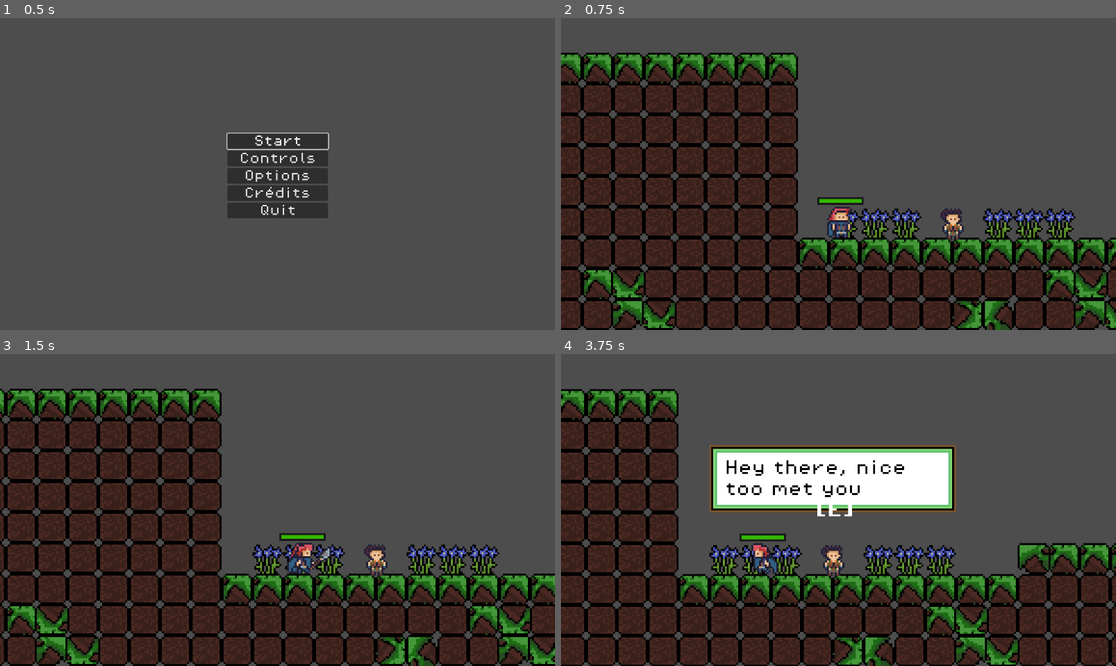
Above: before the commit, frames 1-4 (two rows, left to right).
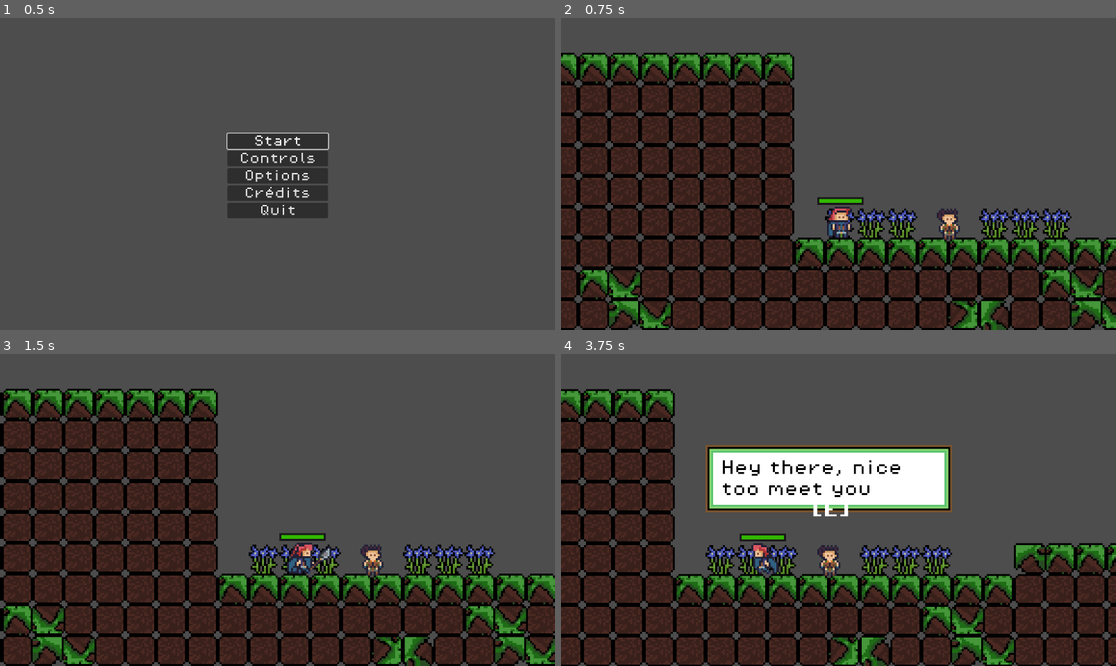
Above: after the commit, the same moments.

Repository: eoBattisti/agnosia
Game: Godot game, scene res://scenes/menu/main_menu.tscn
The game is run twice, just before and just after one commit, with the same random seed, the same clock (stepped at 60 frames per second) and the same inputs.
Inputs:
- Up to frame 1 (0.5 s): no input
- Up to frame 2 (0.75 s): click "Start" at 0.5 s
- Up to frame 3 (1.5 s): tap Enter at 1.25 s; hold D (move_right) from 1.28 s (still down); tap J (attack) at 1.35 s
- Up to frame 4 (3.75 s): tap W (jump) at 1.52, 2.27 s; tap E (advance_dialog) at 2.1 s; tap J (attack) at 2.3, 2.85 s; release D (move_right) at 2.78 s; hold A (move_left) 2.78-3.53 s; hold D (move_right) from 3.53 s (still down); tap K (counter_dash) at 3.6 s

Frame 1 is identical in both runs. In frame 2, 21% of the frame differs, in the area x 0-100%, y 11-100%; in frame 3, 21%; in frame 4, 20%.

Commit message:
feat: adjusting checkpoints and dialogs

Diff:
--- a/assets/files/dialogs.json
+++ b/assets/files/dialogs.json
@@ -2,7 +2,7 @@
   "version": 0,
   "0": {
 	"en": [
-	  "Hey there, nice too met you",
+	  "Hey there, nice too meet you",
 	  "Before you discover our history...",
 	  "Let's see if you are capable",
 	  "Follow along the path.",
@@ -11,6 +11,10 @@
 	"pt": [
 	  "Olá, como posso te ajudar?",
 	  "Antes de descobrir nossa história..",
+    "Vamos ver se você tem capacidade",
+    "Siga o caminho.",
+    "Você pode ou não querer derrotar os inimigos."
+
 	]
   },
   "1": {
--- a/scenes/bear.tscn
+++ b/scenes/bear.tscn
@@ -205,7 +205,7 @@
 [node name="EnemyAttackIdleState" type="Node" parent="AttackStateMachine"]
 script = SubResource("GDScript_fdevp")
 animation_name = "idle"
-attacking_state = Object(Node,"_import_path":NodePath(""),"unique_name_in_owner":false,"process_mode":0,"process_priority":0,"process_physics_priority":0,"process_thread_group":0,"editor_description":"","script":SubResource("GDScript_st07v"),"animation_name":"attack")
+attacking_state = Object(Node,"_import_path":NodePath(""),"unique_name_in_owner":false,"process_mode":0,"process_priority":0,"process_physics_priority":0,"process_thread_group":0,"editor_description":"","script":SubResource("GDScript_st07v"),"animation_name":"attack","move_speed":400.0)
 
 hitbox = Object(Area2D,"_import_path":NodePath(""),"unique_name_in_owner":false,"process_mode":0,"process_priority":0," …(938 unchanged characters)…
 
--- a/scenes/game.tscn
+++ b/scenes/game.tscn
@@ -10,6 +10,7 @@
 [ext_resource type="PackedScene" uid="uid://cd26p8oeb2cbu" path="res://scenes/slime.tscn" id="6_6t3mv"]
 [ext_resource type="PackedScene" uid="uid://cqo1oacb460bo" path="res://scenes/npc.tscn" id="8_yqhpb"]
 [ext_resource type="PackedScene" uid="uid://gn7ahmp6vwqw" path="res://scenes/interection/checkpoint.tscn" id="10_5t4xd"]
+[ext_resource type="FontFile" uid="uid://cub7kl652afbr" path="res://assets/fonts/PixelOperator8.ttf" id="11_xcshf"]
 
 [sub_resource type="TileSetAtlasSource" id="TileSetAtlasSource_in8ju"]
 texture = ExtResource("1_537dr")
@@ -193,13 +194,13 @@
 layer_0/name = "Background"
 layer_0/tile_data = PackedInt32Array(262141, 0, 11, 262142, 0, 11, 262143, 0, 11, 262138, 0, 11, 262137, 0, 11, 262136, 0, 11, 196651, 0, 11, 196653, 0, 11, 196652, 0, 11, 196654, 0, 11, 196656, 0, 11, 196655, 0, 11, 196657, 0, 11, 196658, 0, 11, 196659, 0, 11)
 layer_1/name = "Mid"
-layer_1/tile_data = PackedInt32Array(196610, 262144, 2684354 …(119714 unchanged characters)… 2099, 131072, 0, -3997635, 0, 0, -3997636, 0, 2, -3997638, 0, 268435458, -4063177, 131072, 0, -4 …(43991 unchanged characters)…
+layer_1/tile_data = PackedInt32Array(196610, 262144, 2684354 …(119714 unchanged characters)… 2099, 131072, 0, -3997635, 0, 0, -3997638, 0, 268435458, -4063177, 131072, 0, -4 …(43991 unchanged characters)…
 
 [node name="Npc" parent="TileMap" instance=ExtResource("8_yqhpb")]
 position = Vector2(-64, 56)
 
 [node name="Player" parent="TileMap" instance=ExtResource("1_mfs54")]
-position = Vector2(-123, 64)
+position = Vector2(-121, 64)
 
 [node name="Camera2D" type="Camera2D" parent="TileMap/Player"]
 position = Vector2(0, -33)
@@ -378,16 +379,25 @@
 autoplay = "move"
 
 [node name="Checkpoint" parent="." instance=ExtResource("10_5t4xd")]
-position = Vector2(-114, 211)
+position = Vector2(-994, -144)
 
 [node name="Checkpoint4" parent="." instance=ExtResource("10_5t4xd")]
-position = Vector2(18, -125)
+position = Vector2(-164, -145)
 
 [node name="Checkpoint5" parent="." instance=ExtResource("10_5t4xd")]
-position = Vector2(1893, -511)
+position = Vector2(-872, -478)
 
 [node name="Checkpoint3" parent="." instance=ExtResource("10_5t4xd")]
-position = Vector2(1454, -206)
+position = Vector2(1047, -865)
 
 [node name="Checkpoint2" parent="." instance=ExtResource("10_5t4xd")]
-position = Vector2(723, 210)
+position = Vector2(574, -560)
+
+[node name="Label" type="Label" parent="."]
+offset_left = -270.0
+offset_top = -1401.0
+offset_right = -174.0
+offset_bottom = -1369.0
+theme_override_fonts/font = ExtResource("11_xcshf")
+theme_override_font_sizes/font_size = 32
+text = "Fin."
Not shown: 1 places in scenes/game.tscn that only renumber resources
